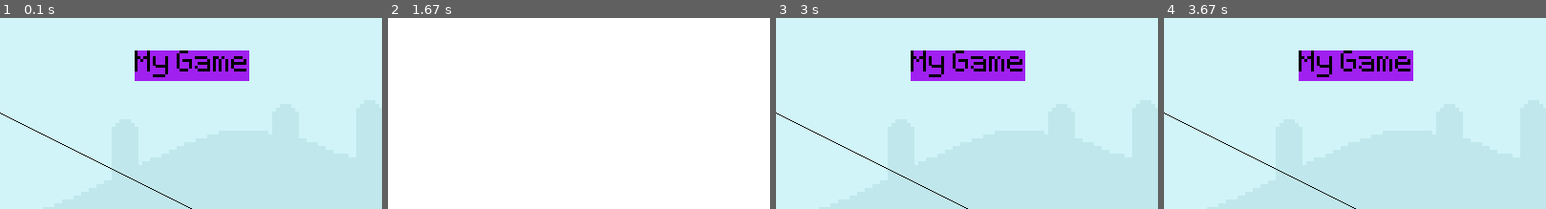
Above: before the commit, frames 1-4 (left to right).
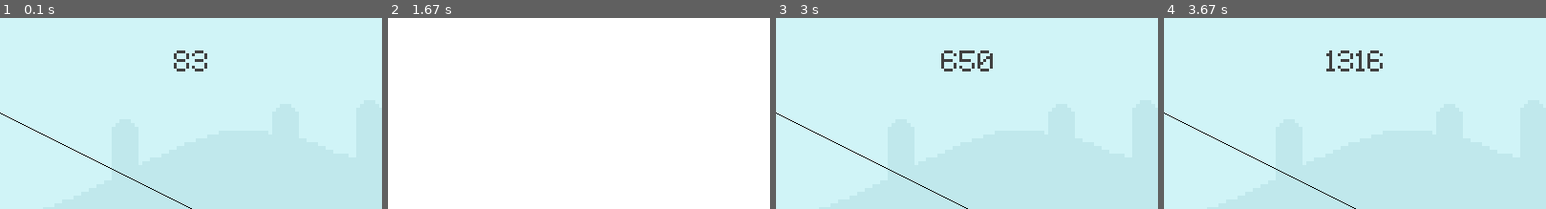
Above: after the commit, the same moments.

Repository: IamOppy/LearningPygame
Game: pygame game, started from FirstPY.py
The game is run twice, just before and just after one commit, with the same random seed, the same clock (stepped at 60 frames per second) and the same inputs.
Inputs (mouse positions are % of the whole screen's width and height, from its top left):
- Up to frame 1 (0.1 s): no input
- Up to frame 2 (1.67 s): press the mouse at (10, 52) at 0.37 s; move the mouse to (14, 44) at 0.47 s; release the mouse at (19, 35) at 0.6 s; press the mouse at (10, 8) at 0.7 s; move the mouse to (35, 41) at 0.8 s; release the mouse at (59, 75) at 0.93 s
- Up to frame 3 (3 s): tap Space at 2.33 s; click (13, 47) at 2.72 s
- Up to frame 4 (3.67 s): no input
The pictures show only the part of the screen within x 25-75%, y 0-50%; the shares and areas given below are measured in that part.

The runs differ from the first frame. In frame 1, 4.8% of the frame differs, in the area x 35-66%, y 17-33%; in frame 2, nothing differs; in frame 3, 4.8%; in frame 4, 4.8%.

Commit message:
third commit

Diff:
--- a/FirstPY.py
+++ b/FirstPY.py
@@ -28,21 +28,24 @@
     "BuildingBlocks/Players", "Player_stand.png")).convert_alpha()
 PLAYER_RECT = PLAYER_SURFACE.get_rect(midbottom=(80, 250))
 PLAYER_GRAVITY = 0
+START_TIME = 0
 GAME_RUNNING = True
 
-"func"
+
+def display_time():
+    current_time = pygame.time.get_ticks() - START_TIME
+    time_surface = FONT_.render(f"{current_time}", False, (64, 64, 64))
+    time_rect = time_surface.get_rect(center=(400, 50))
+    SCREEN.blit(time_surface, time_rect)
 
 
 def draw_window():
     SCREEN.blit(SKY_SURFACE, (0, 0))
     SCREEN.blit(GROUND_SURFACE, (0, 250))
 
-    pygame.draw.rect(SCREEN, "purple", TEXT_RECT)
-    pygame.draw.rect(SCREEN, "purple", TEXT_RECT, 10)
     pygame.draw.line(SCREEN, "Black", start_pos=(0, 0), end_pos=(800, 400))
     pygame.draw.ellipse(SCREEN, "black", pygame.Rect(50, 150, 100, 100))
 
-    SCREEN.blit(TEXT_SURFACE, TEXT_RECT)
     SCREEN.blit(SNAIL_SURFACE, SNAIL_RECT)
     SCREEN.blit(PLAYER_SURFACE, PLAYER_RECT)
 
@@ -97,7 +100,7 @@
             if event.type == pygame.KEYDOWN and event.key == K_SPACE:
                 GAME_RUNNING = True
                 SNAIL_RECT.left = 800
-
+                START_TIME = pygame.time.get_ticks()
     if GAME_RUNNING:
         PLAYER_GRAVITY += 1
         PLAYER_RECT.y += PLAYER_GRAVITY
@@ -106,6 +109,7 @@
         border_limit()
         # collision_detections_MouseKey_Detections()
         draw_window()
+        display_time()
         game_state_end()
 
         pygame.display.update()
